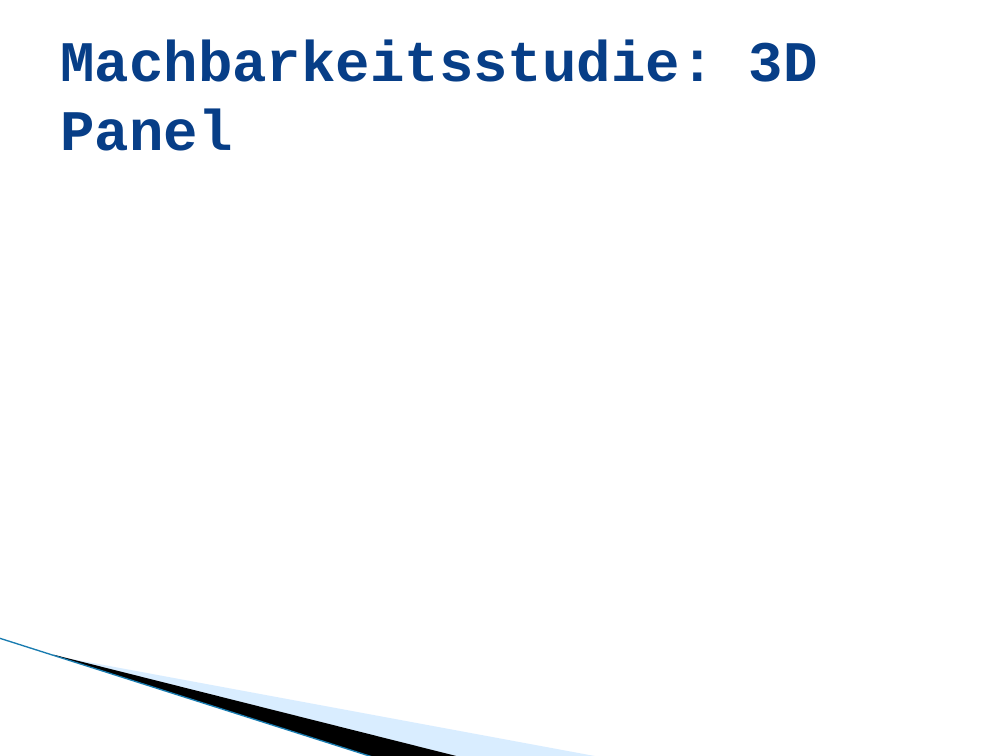
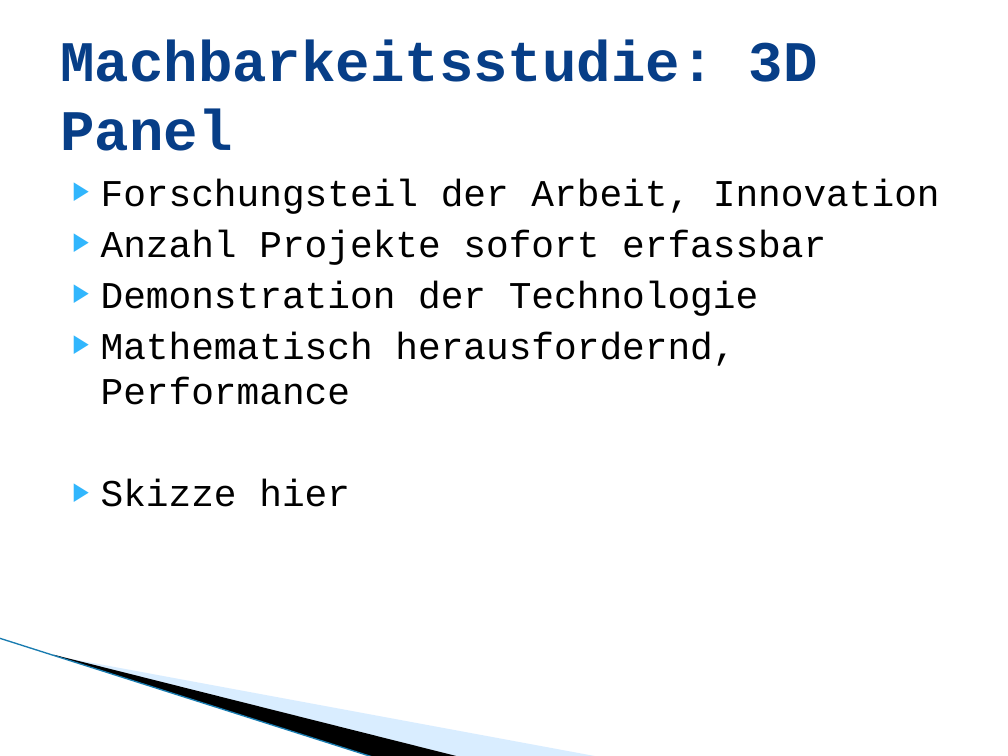
Before and after one commit to lukaselmer/student-thesis-flip, a slide deck: slide 21 of doc/media/flip_zuehlke_praesentation.pptx (slide 14 before the commit). Drawn at 1008x756 pixels with LibreOffice and Linux fonts; fonts in the diff are those of the drawing; background and template pictures are left out. Boxes give left, top, right and bottom in pixels: in the first picture for what was removed or moved away, otherwise in the second. Text is boxed around its words. In the diff, an @@ line names an element or a change of style, - is before the commit and + after.

```diff
--- a/doc/media/flip_zuehlke_praesentation.pptx
+++ b/doc/media/flip_zuehlke_praesentation.pptx
@@ text added at bbox=[101, 179, 940, 507], 27 pt, text #000000 @@
+▶ Forschungsteil der Arbeit, Innovation
+▶ Anzahl Projekte sofort erfassbar
+▶ Demonstration der Technologie
+▶ Mathematisch herausfordernd, Performance
+▶ Skizze hier
```
Also in this commit, not shown: 4 other slides changed, 11 slides added, 2 slides removed.
